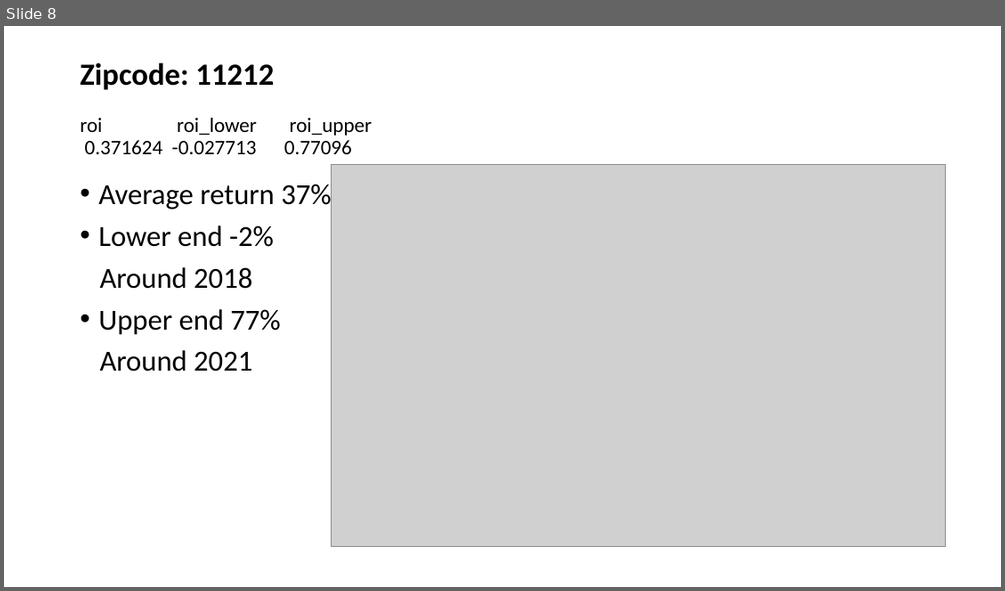
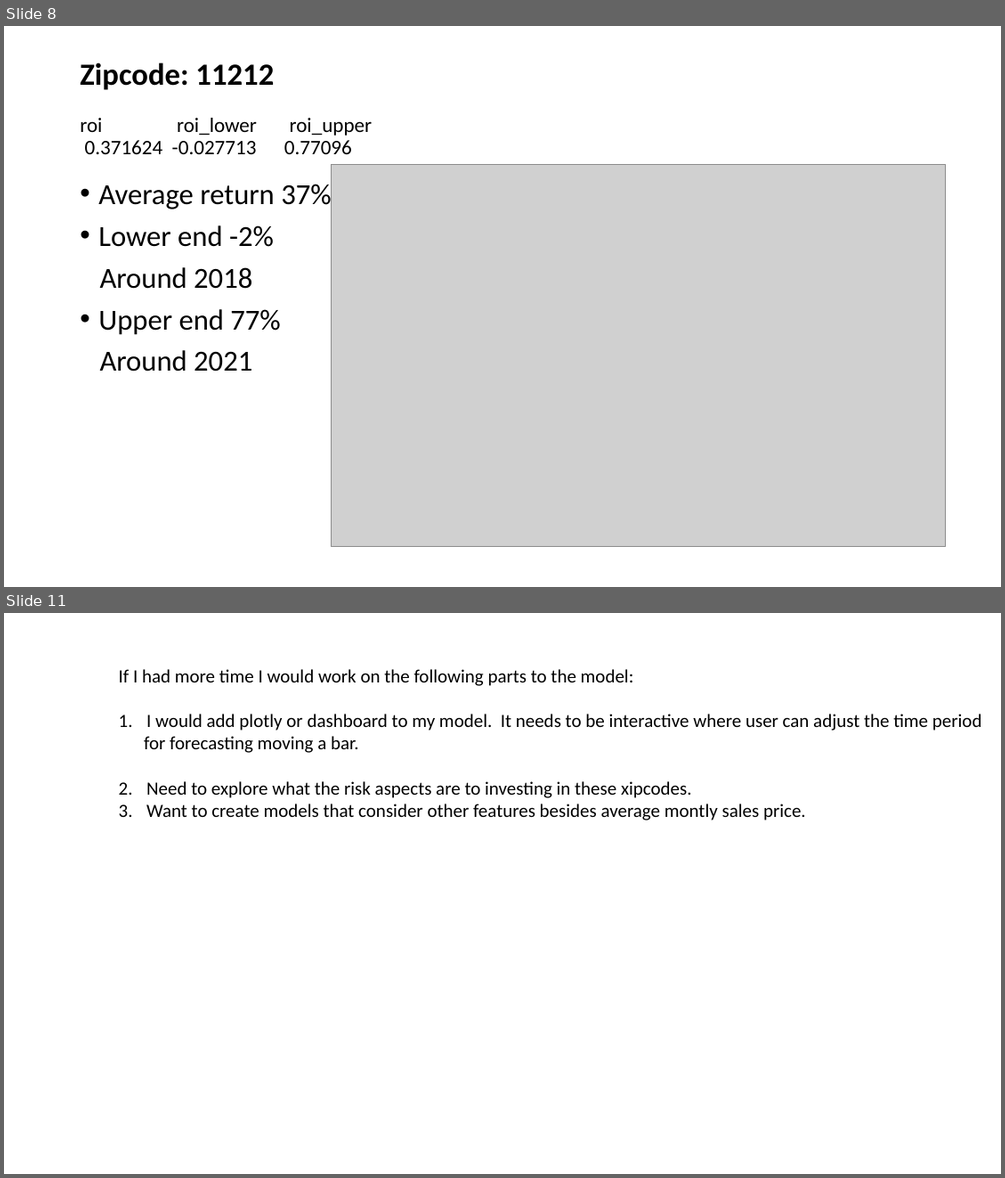
Before and after one commit to davidrtorres/Model-4-Brooklyn-Real-Estate-Investment, a slide deck: zillow_ts.pptx. Shown one above the other, each under a label of ours: slide 8 before the commit, slides 8 and 11 after it; the slides between them are not shown. The pictures are 1005x591 and 1005x1178 pixels, drawn with LibreOffice and Linux fonts; fonts in the diff are those of the drawing; grey boxes stand for pictures. Boxes give left, top, right and bottom in pixels: in the first picture for what was removed or moved away, otherwise in the second. Text is boxed around its words. In the diff, an @@ line names an element or a change of style, - is before the commit and + after.

```diff
--- a/zillow_ts.pptx
+++ b/zillow_ts.pptx
@@ slide 11 added at (x1=4, y1=613, x2=1001, y2=1174), background #FFFFFF @@
@@ text added at (x1=119, y1=669, x2=982, y2=820), 18 pt, text #000000 @@
+If I had more time I would work on the following parts to the model:
+1. I would add plotly or dashboard to my model. It needs to be interactive where user can adjust the time period
+for forecasting moving a bar.
+2. Need to explore what the risk aspects are to investing in these xipcodes.
+3. Want to create models that consider other features besides average montly sales price.
```
Also in this commit, not shown: 4 slides changed, 1 other slide added, 1 other file.
